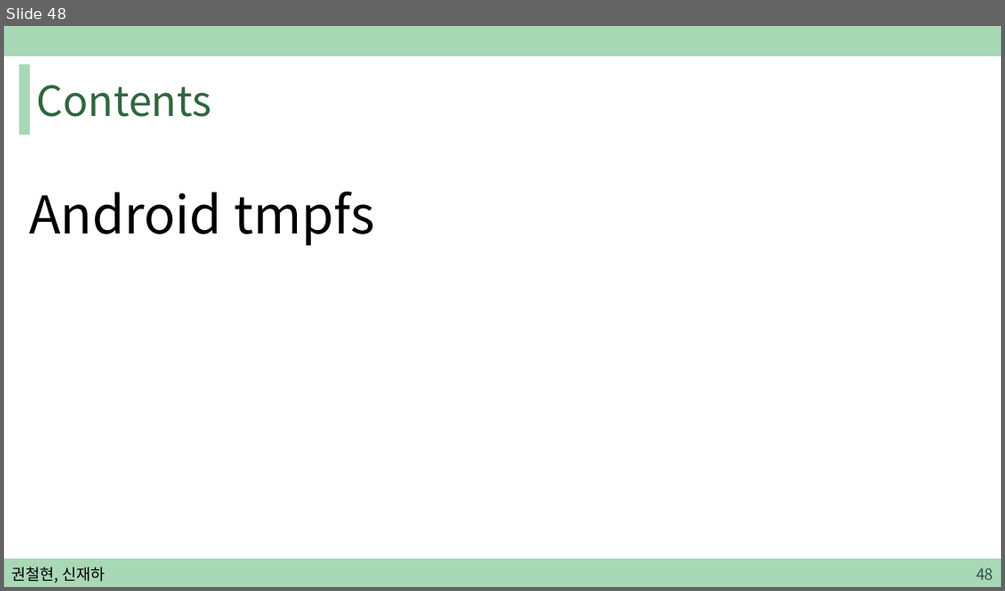
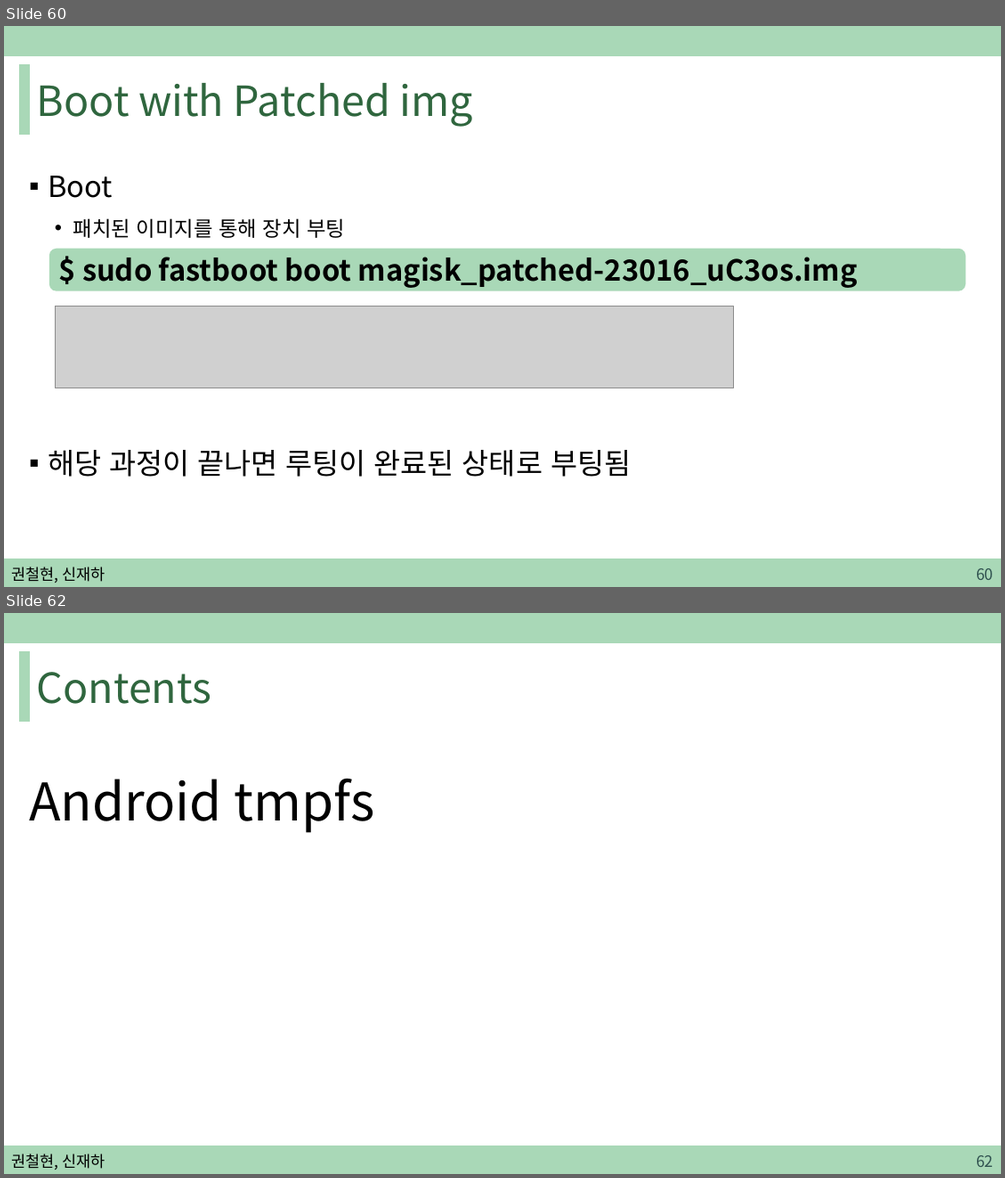
Before and after one commit to sjh4287/capston, a slide deck: 2022.02.18/권철현,신재하.pptx. Shown one above the other, each under a label of ours: slide 48 before the commit, slides 60 and 62 after it; the slides between them are not shown. The pictures are 1005x591 and 1005x1178 pixels, drawn with LibreOffice and Linux fonts; fonts in the diff are those of the drawing; grey boxes stand for pictures. Boxes give left, top, right and bottom in pixels: in the first picture for what was removed or moved away, otherwise in the second. Text is boxed around its words. In the diff, an @@ line names an element or a change of style, - is before the commit and + after.

```diff
--- a/2022.02.18/권철현,신재하.pptx
+++ b/2022.02.18/권철현,신재하.pptx
@@ slide 60 added at (4,26,1001,587), background #FFFFFF; not listed: 3 template elements that a slide beside it also shows @@
@@ title added at (37,83,472,127), 40 pt, text #2F663E @@
+Boot with Patched img
@@ text added at (48,176,631,476), 28 pt, text #000000 @@
+▪ Boot
+  • 패치된 이미지를 통해 장치 부팅
+▪ 해당 과정이 끝나면 루팅이 완료된 상태로 부팅됨
@@ rounded rectangle added at (49,248,966,290), fill #A9D8B7, 28 pt, text #000000, bold @@
+$ sudo fastboot boot magisk_patched-23016_uC3os.img
@@ picture added at (56,306,734,389) @@
@@ text added at (11,566,105,582), 15 pt, text #000000 @@
+권철현, 신재하
@@ page number added at (976,568,993,580), 15 pt, text #305250 @@
+60
@@ what was slide 48 is now slide 62 @@
@@ page number at (976,1155,993,1167): text changed @@
-48
+62
```
Also in this commit, not shown: 3 slides changed, 16 other slides added, 1 slide removed.
